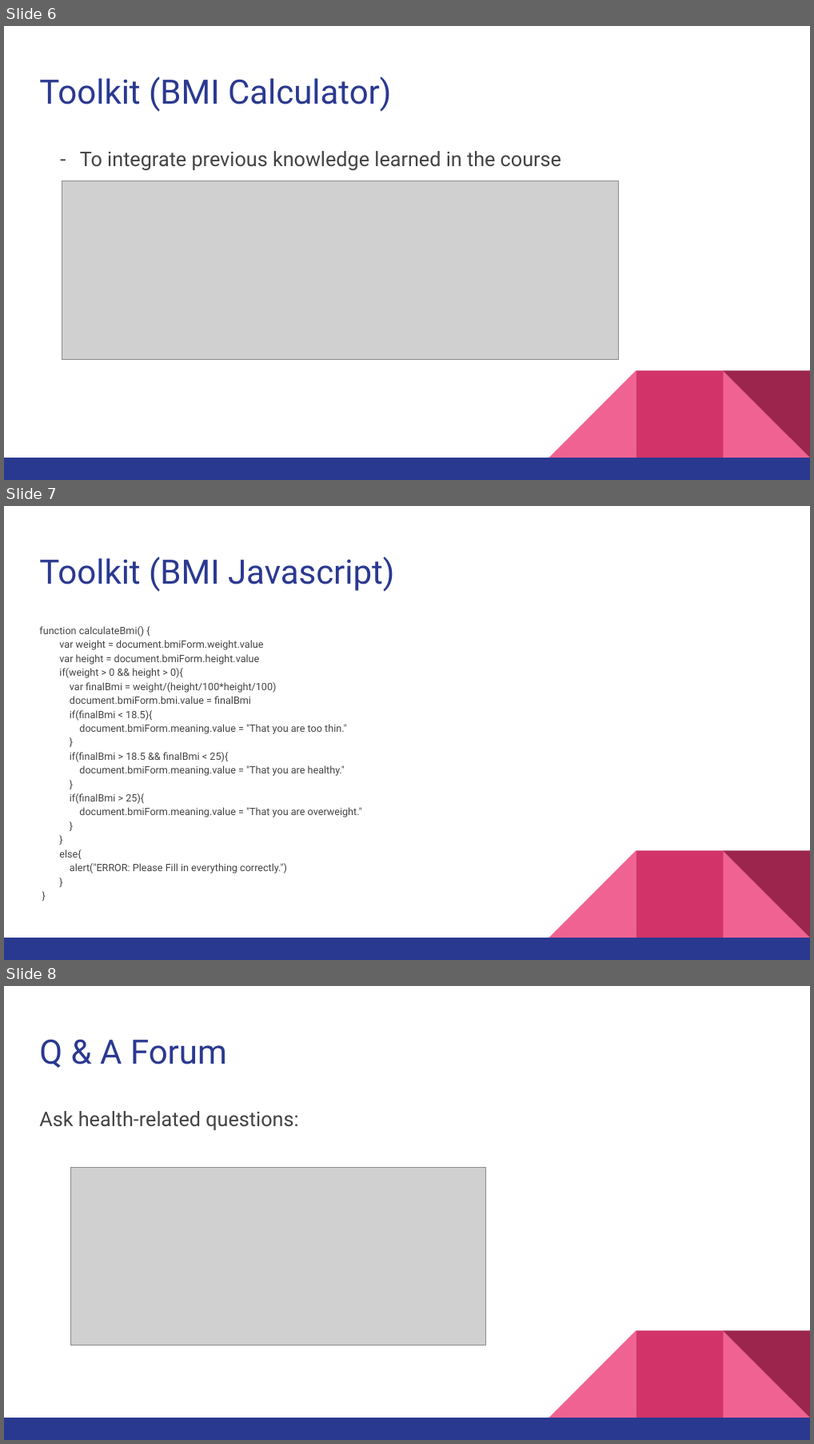
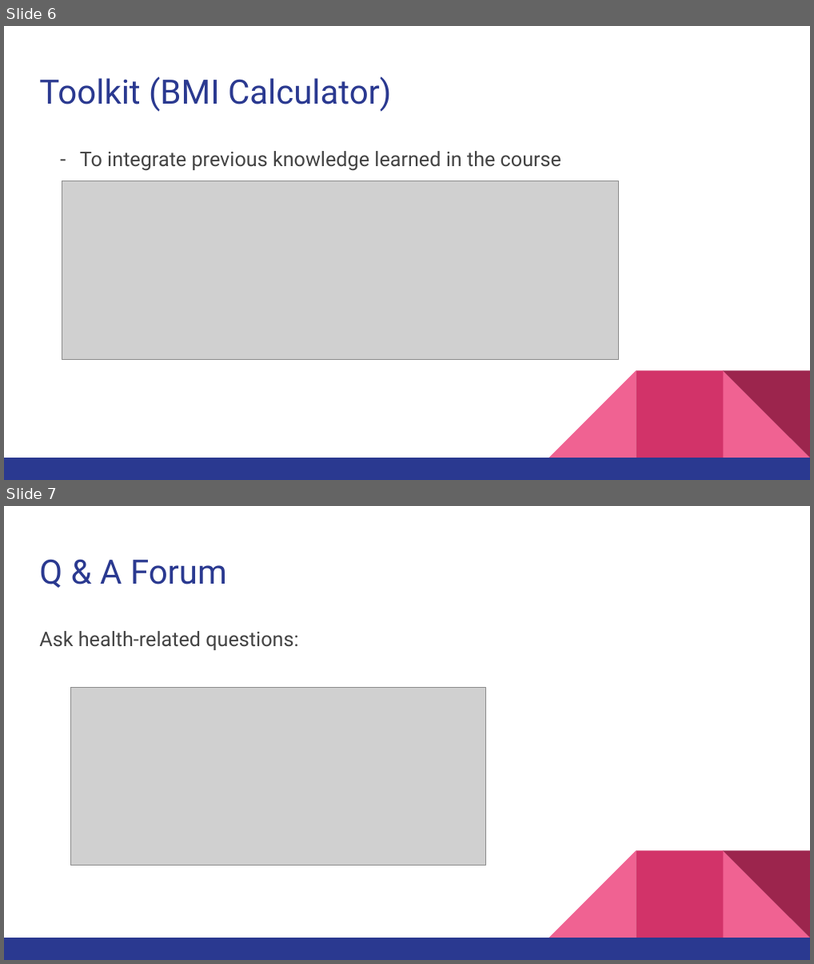
Before and after one commit to 2015au-1730/RoshamboProject06, a slide deck: Presentation.pptx. Shown one above the other, each under a label of ours: slides 6, 7 and 8 before the commit, slides 6 and 7 after it. The pictures are 814x1444 and 814x964 pixels, drawn with LibreOffice and Linux fonts; fonts in the diff are those of the drawing; grey boxes stand for pictures. Boxes give left, top, right and bottom in pixels: in the first picture for what was removed or moved away, otherwise in the second. Text is boxed around its words. In the diff, an @@ line names an element or a change of style, - is before the commit and + after.

```diff
--- a/Presentation.pptx
+++ b/Presentation.pptx
@@ slide 7 removed at [4, 506, 810, 960], background #FFFFFF; not listed: 5 template elements that a slide beside it also shows @@
@@ title removed at [39, 556, 394, 592] @@
-Toolkit (BMI Javascript)
@@ text removed at [39, 626, 362, 873] @@
-function calculateBmi() {
-var weight = document.bmiForm.weight.value
-var height = document.bmiForm.height.value
-if(weight > 0 && height > 0){
-var finalBmi = weight/(height/100*height/100)
-document.bmiForm.bmi.value = finalBmi
-if(finalBmi < 18.5){
-document.bmiForm.meaning.value = "That you are too thin."
-}
-if(finalBmi > 18.5 && finalBmi < 25){
-document.bmiForm.meaning.value = "That you are healthy."
-}
-if(finalBmi > 25){
-document.bmiForm.meaning.value = "That you are overweight."
-}
-}
-else{
-alert("ERROR: Please Fill in everything correctly.")
-}
-}
@@ what was slide 8 is now slide 7 @@
```
Also in this commit, not shown: 2 slides changed, 9 slides added, 3 other slides removed.
